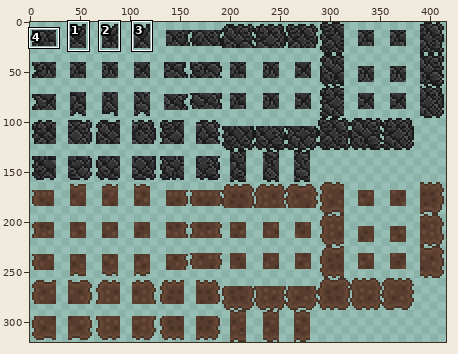
Edited in one commit: sprite sheet (assets/sprites/walls/Walls.png). Above: a wide view before the commit, with the close-up outlined.
Close-up. Before the commit:
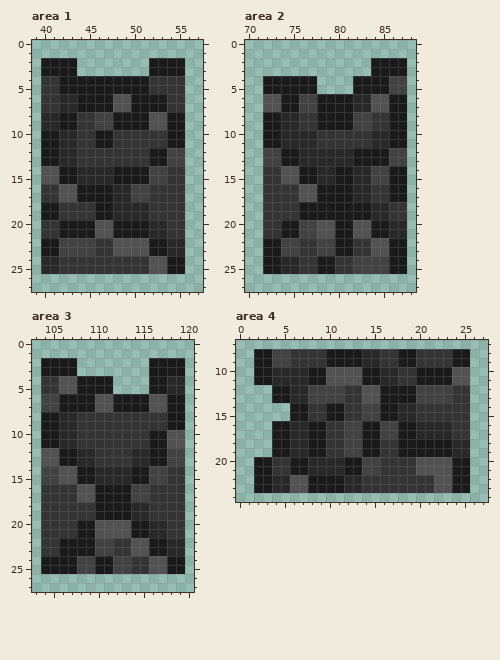
The file is 416x320 pixels. Colours within 5 levels of each other are drawn and written as one. Shown: area 1: x 39..57, y 0..27; area 2: x 70..88, y 0..27; area 3: x 103..120, y 0..27; area 4: x 0..27, y 7..24. The commit also changed other parts of the picture, which this record leaves out.
And afterwards:
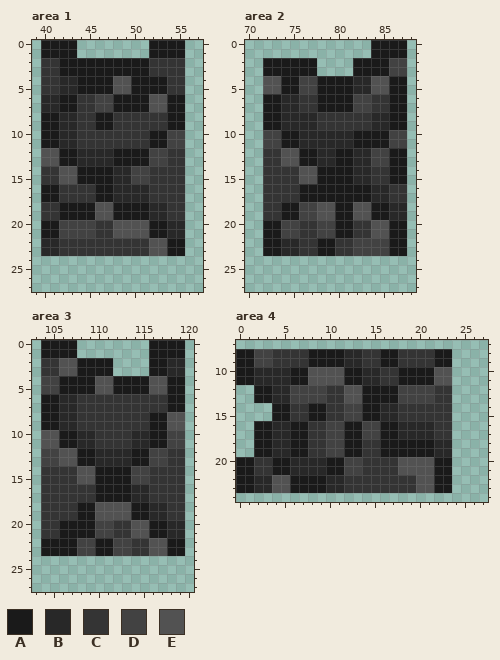
Palette (. is transparent): A #1a1a1a  B #282828  C #343434  D #424242  E #525252
From old to new:
--- area 1
@@ x 39..57 @@
- 0 ...................
- 1 ...................
- 2 .AAAA........AAAA..
- 3 .AAAA........AAAA..
- 4 .CCAAAAAAAAAACCCC..
- 5 .CCAAAAAAAAAACCCC..
- 6 .CCBBAAAAEEAAAACC..
- 7 .CCBBAAAAEEAAAACC..
- 8 .BBAACCDDAAAAEEAA..
- 9 .BBAACCDDAAAAEEAA..
-10 .AABBCCAACCCCCCAA..
-11 .AABBCCAACCCCCCAA..
-12 .AABBCCCCCCCCAADD..
-13 .AABBCCCCCCCCAADD..
-14 .EEAABBBBAAAADDCC..
-15 .EEAABBBBAAAADDCC..
-16 .CCEEAAAABBDDCCCC..
-17 .CCEEAAAABBDDCCCC..
-18 .AACCCCAABBBBCCCC..
-19 .AACCCCAABBBBCCCC..
-20 .CCAAAAEEAAAABBCC..
-21 .CCAAAAEEAAAABBCC..
-22 .AADDDDCCEEEEAABB..
-23 .AADDDDCCEEEEAABB..
-24 .BBCCCCCCCCCCEEAA..
-25 .BBCCCCCCCCCCEEAA..
+ 0 .AAAA........AAAA..
+ 1 .AAAA........AAAA..
+ 2 .CCAAAAAAAAAACCCC..
+ 3 .CCAAAAAAAAAACCCC..
+ 4 .CCBBAAAAEEAAAACC..
+ 5 .CCBBAAAAEEAAAACC..
+ 6 .BBAACCDDAAAAEEAA..
+ 7 .BBAACCDDAAAAEEAA..
+ 8 .AABBCCAACCCCCCAA..
+ 9 .AABBCCAACCCCCCAA..
+10 .AABBCCCCCCCCAADD..
+11 .AABBCCCCCCCCAADD..
+12 .EEAABBBBAAAADDCC..
+13 .EEAABBBBAAAADDCC..
+14 .CCEEAAAABBDDCCCC..
+15 .CCEEAAAABBDDCCCC..
+16 .AACCCCAABBBBCCCC..
+17 .AACCCCAABBBBCCCC..
+18 .CCAAAAEEAAAABBCC..
+19 .CCAAAAEEAAAABBCC..
+20 .AADDDDCCEEEEAABB..
+21 .AADDDDCCEEEEAABB..
+22 .BBCCCCCCCCCCEEAA..
+23 .BBCCCCCCCCCCEEAA..
+24 ...................
+25 ...................
 26 ...................
--- area 2
@@ x 70..88 @@
- 0 ...................
- 1 ...................
- 2 ..............AAAA.
- 3 ..............AAAA.
- 4 ..AAAAAA....AAAADD.
- 5 ..AAAAAA....AAAADD.
- 6 ..EEAADDAAAABBEEAA.
- 7 ..EEAADDAAAABBEEAA.
- 8 ..AABBCCAAAADDCCAA.
- 9 ..AABBCCAAAADDCCAA.
-10 ..AABBBBCCCCCCBBAA.
-11 ..AABBBBCCCCCCBBAA.
-12 ..DDAABBBBBBAAAADD.
-13 ..DDAABBBBBBAAAADD.
-14 ..CCEEAABBAABBDDAA.
-15 ..CCEEAABBAABBDDAA.
-16 ..CCCCEEAAAABBCCAA.
-17 ..CCCCEEAAAABBCCAA.
-18 ..CCCCAAAAAAAABBCC.
-19 ..CCCCAAAAAAAABBCC.
-20 ..CCAADDEEAAEEAABB.
-21 ..CCAADDEEAAEEAABB.
-22 ..AADDCCDDAACCEEAA.
-23 ..AADDCCDDAACCEEAA.
-24 ..AABBCCAACCDDDDAA.
-25 ..AABBCCAACCDDDDAA.
+ 0 ..............AAAA.
+ 1 ..............AAAA.
+ 2 ..AAAAAA....AAAADD.
+ 3 ..AAAAAA....AAAADD.
+ 4 ..EEAADDAAAABBEEAA.
+ 5 ..EEAADDAAAABBEEAA.
+ 6 ..AABBCCAAAADDCCAA.
+ 7 ..AABBCCAAAADDCCAA.
+ 8 ..AABBBBCCCCCCBBAA.
+ 9 ..AABBBBCCCCCCBBAA.
+10 ..DDAABBBBBBAAAADD.
+11 ..DDAABBBBBBAAAADD.
+12 ..CCEEAABBAABBDDAA.
+13 ..CCEEAABBAABBDDAA.
+14 ..CCCCEEAAAABBCCAA.
+15 ..CCCCEEAAAABBCCAA.
+16 ..CCCCAAAAAAAABBCC.
+17 ..CCCCAAAAAAAABBCC.
+18 ..CCAADDEEAAEEAABB.
+19 ..CCAADDEEAAEEAABB.
+20 ..AADDCCDDAACCEEAA.
+21 ..AADDCCDDAACCEEAA.
+22 ..AABBCCAACCDDDDAA.
+23 ..AABBCCAACCDDDDAA.
+24 ...................
+25 ...................
 26 ...................
--- area 3
@@ x 103..120 @@
- 0 ..................
- 1 ..................
- 2 .AAAA........AAAA.
- 3 .AAAA........AAAA.
- 4 .CCEEAAAA....AABB.
- 5 .CCEEAAAA....AABB.
- 6 .DDAAAAEEAAAAEEAA.
- 7 .DDAAAAEEAAAAEEAA.
- 8 .AABBCCCCCCCCCCAA.
- 9 .AABBCCCCCCCCCCAA.
-10 .AABBCCCCCCCCAAEE.
-11 .AABBCCCCCCCCAAEE.
-12 .EEAABBCCCCBBAADD.
-13 .EEAABBCCCCBBAADD.
-14 .DDEEAABBBBAADDCC.
-15 .DDEEAABBBBAADDCC.
-16 .CCCCEEAAAADDCCCC.
-17 .CCCCEEAAAADDCCCC.
-18 .CCCCCCAAAABBCCCC.
-19 .CCCCCCAAAABBCCCC.
-20 .CCCCAAEEEEAABBCC.
-21 .CCCCAAEEEEAABBCC.
-22 .CCAAAADDCCEEAABB.
-23 .CCAAAADDCCEEAABB.
-24 .AAAADDAADDCCEEAA.
-25 .AAAADDAADDCCEEAA.
+ 0 .AAAA........AAAA.
+ 1 .AAAA........AAAA.
+ 2 .CCEEAAAA....AABB.
+ 3 .CCEEAAAA....AABB.
+ 4 .DDAAAAEEAAAAEEAA.
+ 5 .DDAAAAEEAAAAEEAA.
+ 6 .AABBCCCCCCCCCCAA.
+ 7 .AABBCCCCCCCCCCAA.
+ 8 .AABBCCCCCCCCAAEE.
+ 9 .AABBCCCCCCCCAAEE.
+10 .EEAABBCCCCBBAADD.
+11 .EEAABBCCCCBBAADD.
+12 .DDEEAABBBBAADDCC.
+13 .DDEEAABBBBAADDCC.
+14 .CCCCEEAAAADDCCCC.
+15 .CCCCEEAAAADDCCCC.
+16 .CCCCCCAAAABBCCCC.
+17 .CCCCCCAAAABBCCCC.
+18 .CCCCAAEEEEAABBCC.
+19 .CCCCAAEEEEAABBCC.
+20 .CCAAAADDCCEEAABB.
+21 .CCAAAADDCCEEAABB.
+22 .AAAADDAADDCCEEAA.
+23 .AAAADDAADDCCEEAA.
+24 ..................
+25 ..................
 26 ..................
--- area 4
@@ x 0..27 @@
  7 ............................
- 8 ..AADDCCCCAAAABBCCAACCCCAA..
- 9 ..AADDCCCCAAAABBCCAACCCCAA..
-10 ..AABBBBAAEEEEAABBCCAAAAEE..
-11 ..AABBBBAAEEEEAABBCCAAAAEE..
-12 ....AABBDDDDCCEEAAAADDDDCC..
-13 ....AABBDDDDCCEEAAAADDDDCC..
-14 ......AACCAACCDDAABBCCCCCC..
-15 ......AACCAACCDDAABBCCCCCC..
-16 ....AABBAACCDDAADDAABBBBCC..
-17 ....AABBAACCDDAADDAABBBBCC..
-18 ....AABBAACCDDAACCAAAAAABB..
-19 ....AABBAACCDDAACCAAAAAABB..
-20 ..AACCAABBBBAADDCCCCEEEEAA..
-21 ..AACCAABBBBAADDCCCCEEEEAA..
-22 ..AABBEEAAAABBCCCCCCCCEEAA..
-23 ..AABBEEAAAABBCCCCCCCCEEAA..
+ 8 AADDCCCCAAAABBCCAACCCCAA....
+ 9 AADDCCCCAAAABBCCAACCCCAA....
+10 AABBBBAAEEEEAABBCCAAAAEE....
+11 AABBBBAAEEEEAABBCCAAAAEE....
+12 ..AABBDDDDCCEEAAAADDDDCC....
+13 ..AABBDDDDCCEEAAAADDDDCC....
+14 ....AACCAACCDDAABBCCCCCC....
+15 ....AACCAACCDDAABBCCCCCC....
+16 ..AABBAACCDDAADDAABBBBCC....
+17 ..AABBAACCDDAADDAABBBBCC....
+18 ..AABBAACCDDAACCAAAAAABB....
+19 ..AABBAACCDDAACCAAAAAABB....
+20 AACCAABBBBAADDCCCCEEEEAA....
+21 AACCAABBBBAADDCCCCEEEEAA....
+22 AABBEEAAAABBCCCCCCCCEEAA....
+23 AABBEEAAAABBCCCCCCCCEEAA....
 24 ............................
Changed places in both close-ups, as pixel boxes (x1, y1, x2, y2):
changed: (41, 40, 185, 274)
changed: (263, 40, 407, 274)
changed: (41, 340, 185, 574)
changed: (236, 349, 470, 493)
